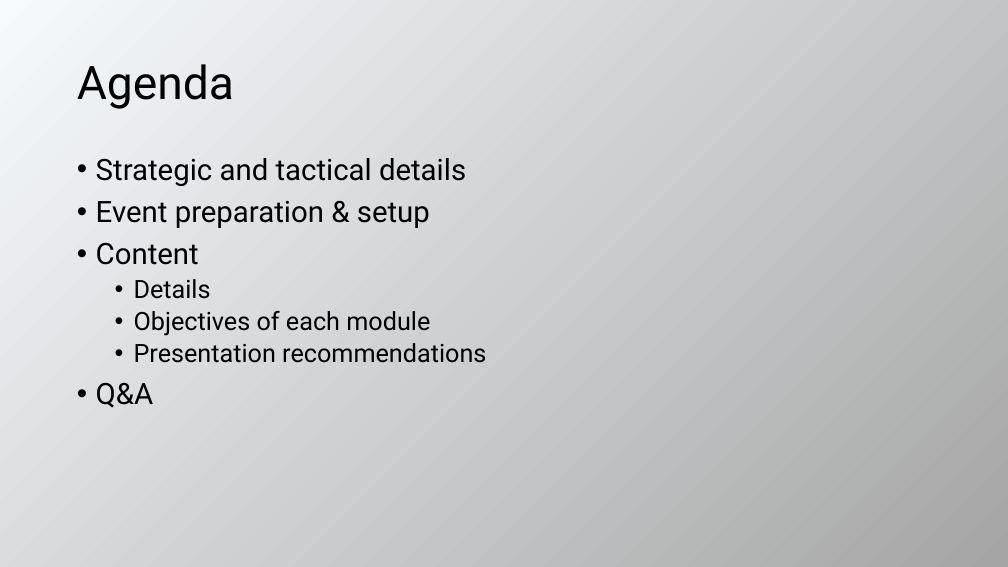
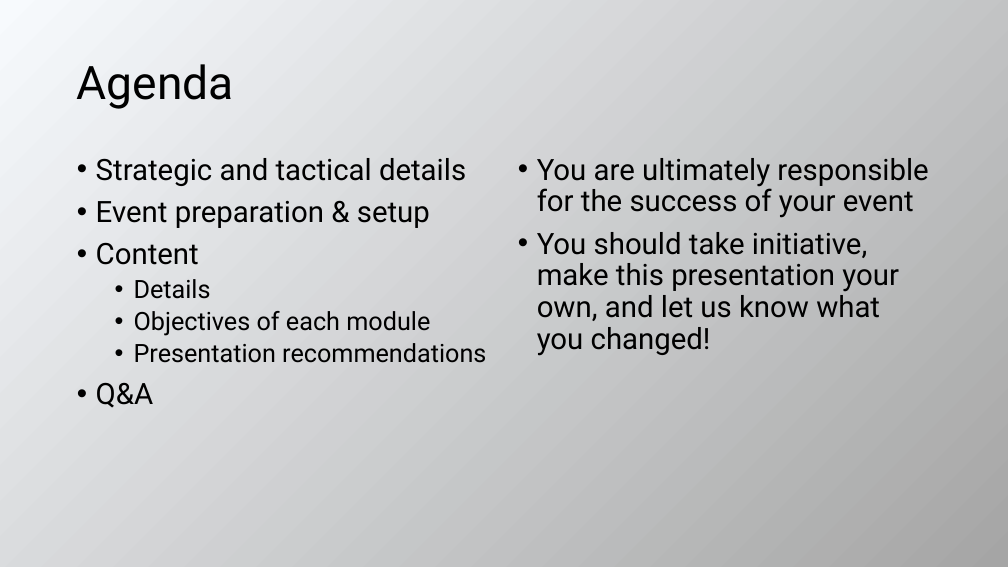
Before and after one commit to evangelism/WinDevWorkshop, a slide deck: slide 2 of 10.08.15.Train the Trainer.pptx. Drawn at 1008x567 pixels with LibreOffice and Linux fonts; fonts in the diff are those of the drawing. Boxes give left, top, right and bottom in pixels: in the first picture for what was removed or moved away, otherwise in the second. Text is boxed around its words. In the diff, an @@ line names an element or a change of style, - is before the commit and + after.

```diff
--- a/10.08.15.Train the Trainer.pptx
+++ b/10.08.15.Train the Trainer.pptx
@@ text added at [537,158,928,356], 28 pt, text #000000 @@
+• You are ultimately responsible for the success of your event
+• You should take initiative, make this presentation your own, and let us know what you changed!
```
Also in this commit, not shown: 3 other slides changed, 9 slides added.
